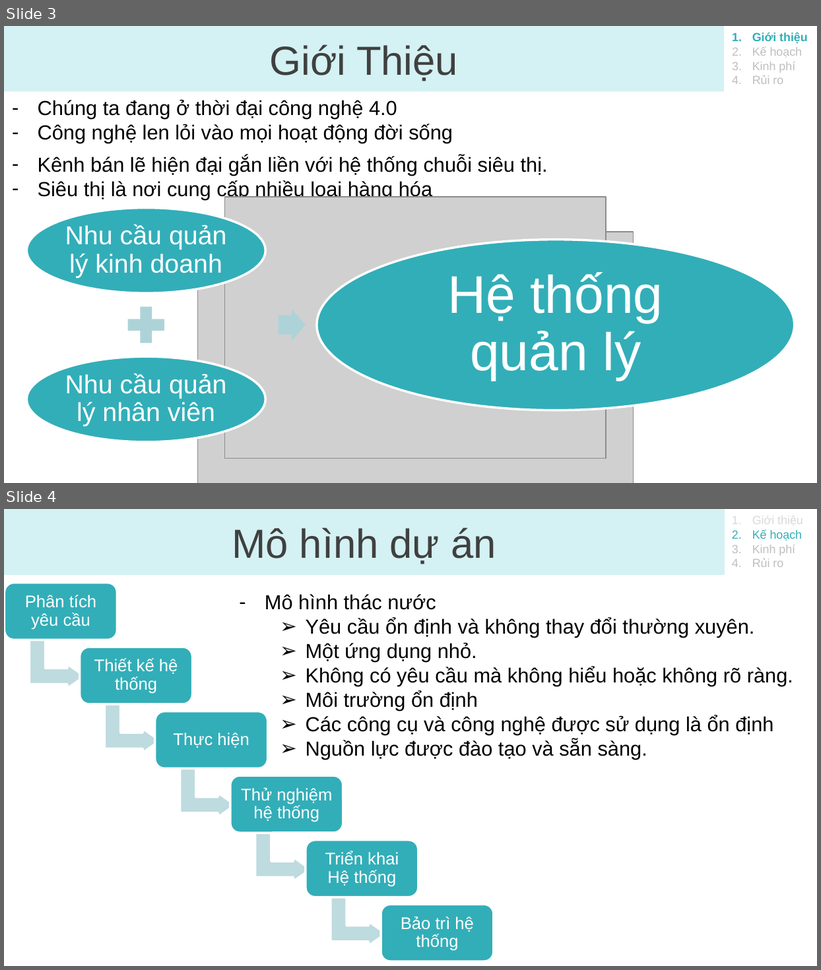
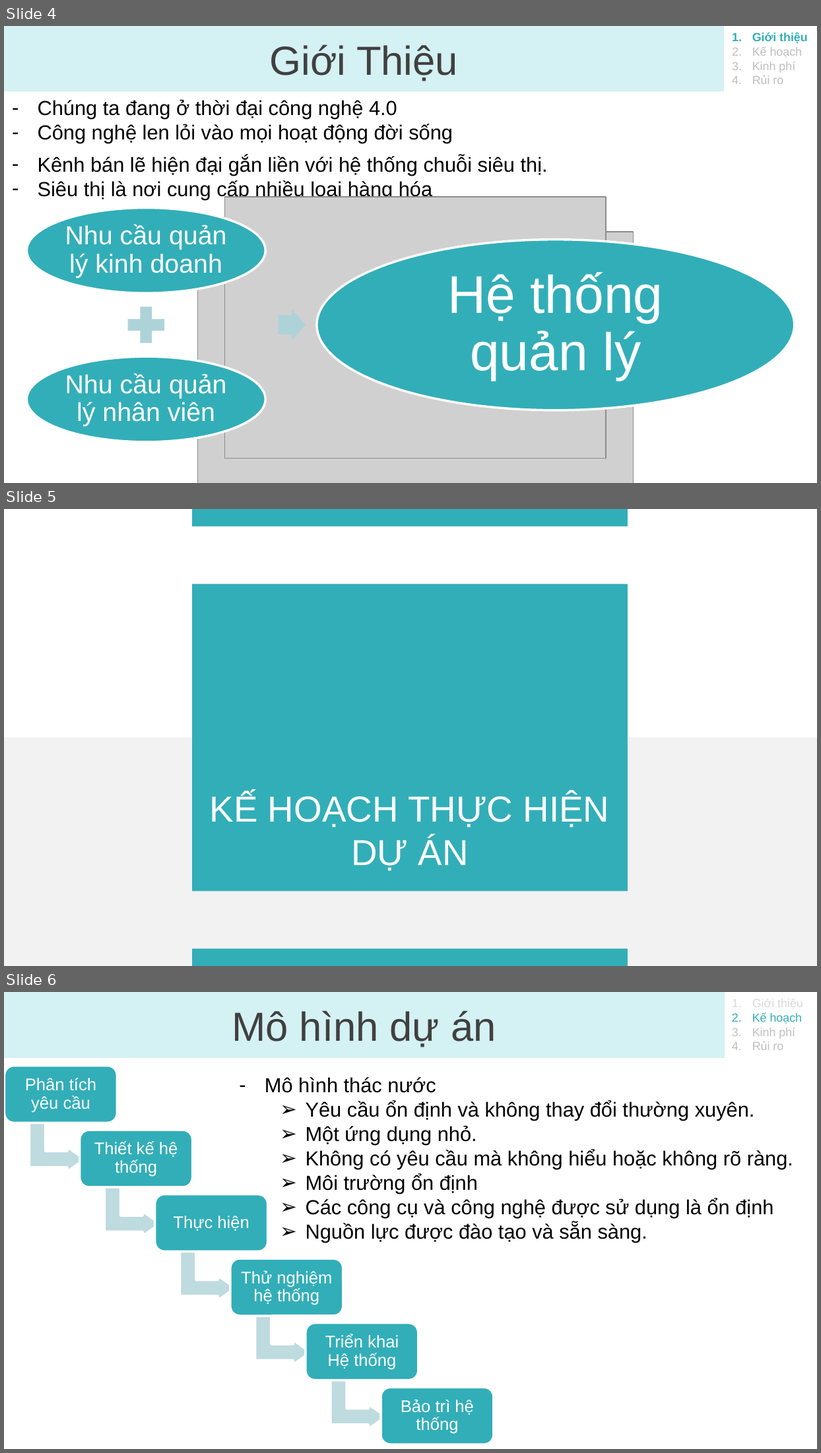
Before and after one commit to bapnam/DoAn_QTTinHoc, a slide deck: Nhom07/BaoCao.pptx. Shown one above the other, each under a label of ours: slides 3 and 4 before the commit, slides 4, 5 and 6 after it. The pictures are 821x970 and 821x1453 pixels, drawn with LibreOffice and Linux fonts; fonts in the diff are those of the drawing; grey boxes stand for pictures; background and template pictures are left out. Boxes give left, top, right and bottom in pixels: in the first picture for what was removed or moved away, otherwise in the second. Text is boxed around its words. In the diff, an @@ line names an element or a change of style, - is before the commit and + after.

```diff
--- a/Nhom07/BaoCao.pptx
+++ b/Nhom07/BaoCao.pptx
@@ slide 5 added at box(4, 509, 817, 966), background #FFFFFF @@
@@ rectangle added at box(192, 509, 627, 526), fill #32AEB8 @@
@@ rectangle added at box(192, 584, 627, 891), fill #32AEB8 @@
@@ rectangle added at box(4, 737, 817, 966), fill #F2F2F2 @@
@@ text added at box(210, 793, 609, 871), 32 pt, text #FFFFFF @@
+KẾ HOẠCH THỰC HIỆN DỰ ÁN
@@ rectangle added at box(192, 949, 627, 966), fill #32AEB8 @@
@@ what was slide 3 is now slide 4 @@
@@ what was slide 4 is now slide 6 @@
```
Also in this commit, not shown: 1 slide changed, 2 other slides added.
